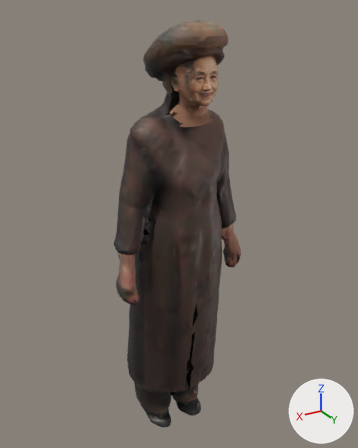
Renders of the glTF model public/models/ma/nhanvat/tp-024.glb from each side of a commit.
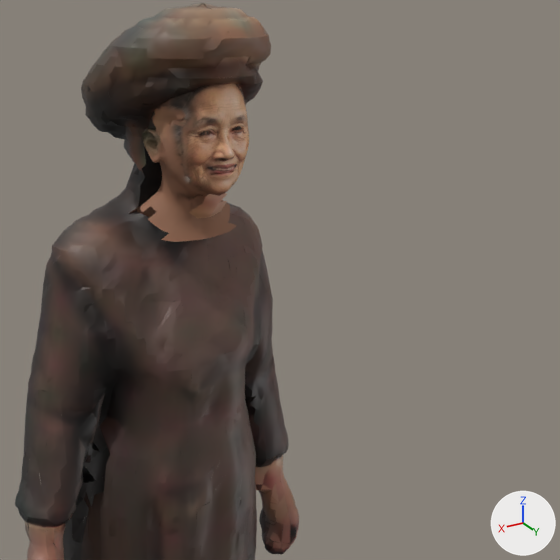
Each version appears first whole from a 50 mm camera at (0.833, 1.378, 1.605) aimed at (-0.032, -0.063, 0.884), and next in a close-up on the part from 30% to 100% of the width and 4% to 60% of the height. The lights are fixed; the arrows at lower right show +X, +Y and +Z. The first two pictures are the older version. Vertices at exactly the same position are counted once.

The first close-up shows 'Body'.
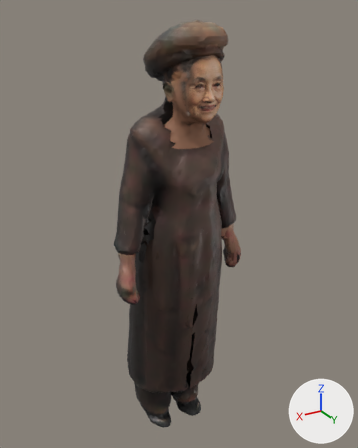
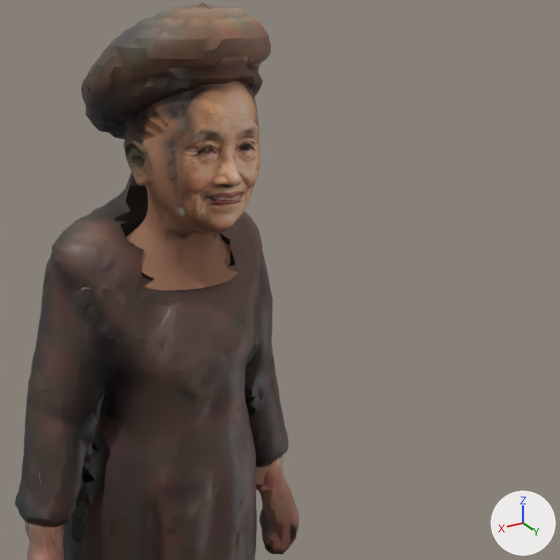
Where the change shows, as pixel boxes (x1, y1, x2, y2) in the close-ups (560 x 560 px; the box of a moved part takes in the faces that stretch with it):
part 1 of me_body, moved or reshaped: before (122, 69, 249, 282); after (115, 60, 260, 291)
part 2 of me_body, surface changed: before (187, 139, 241, 165); after (218, 148, 234, 161)

The change in detail:
me_body is used by ob_body; location (0.0, 0.0, 0.0).
me_body had 16148 vertices, 24362 faces and spanned x -0.27..0.27, y -0.25..0.17, z 0.0..1.58.
me_body now has 16097 vertices, 24047 faces and spans x -0.27..0.27, y -0.25..0.18, z 0.0..1.58.
me_body part 1: 272 vertices moved within x -0.07..0.08, y 0.01..0.16, z 1.29..1.51; 4573 vertices removed from x -0.08..0.09, y 0.0..0.16, z 1.23..1.51; 4522 vertices added at x -0.09..0.1, y -0.02..0.18, z 1.21..1.52.
me_body part 2: 28 kept faces spanning x -0.04..0.05, y 0.13..0.16, z 1.39..1.43 get new texture (UV) coordinates.
